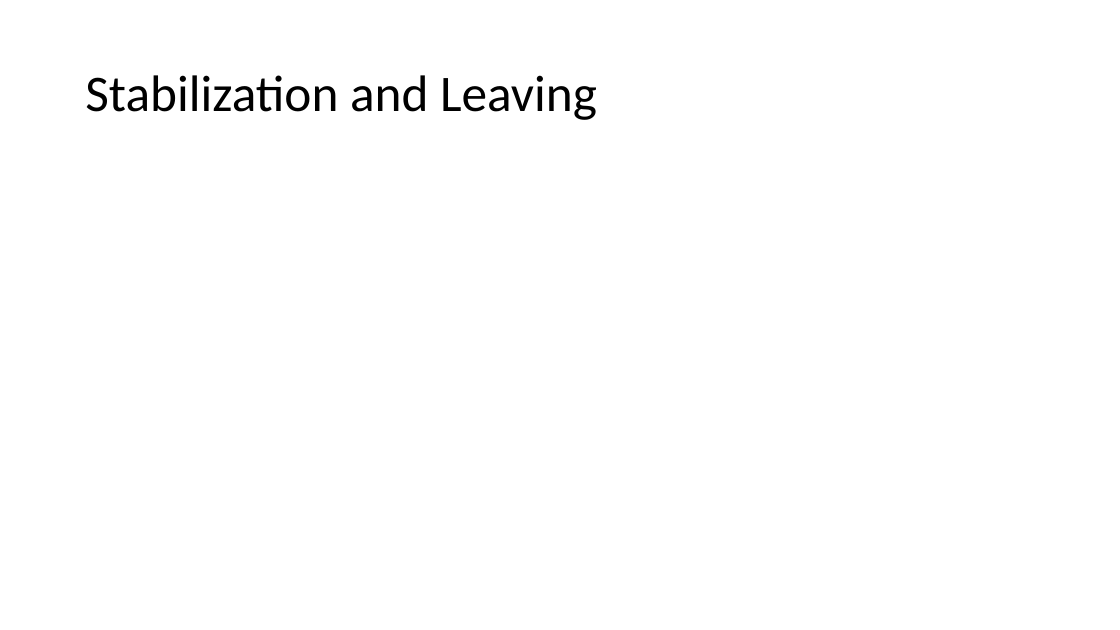
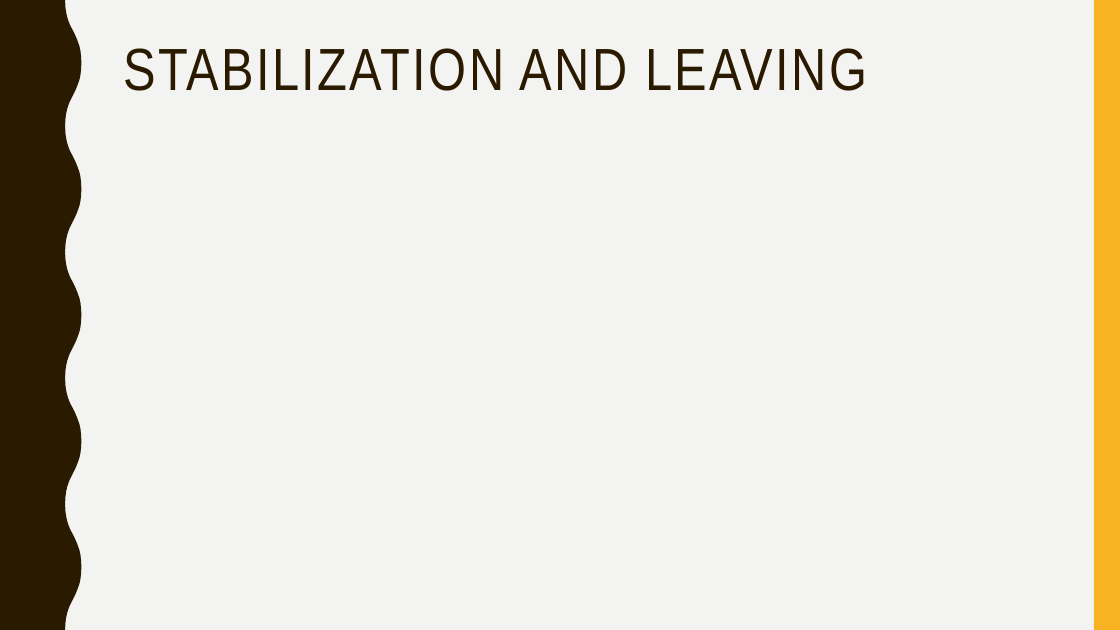
Before and after one commit to QuantamHD/routing-simulation-2, a slide deck: slide 8 of Chord Presentation.pptx (slide 7 before the commit). Drawn at 1120x630 pixels with LibreOffice and Linux fonts; fonts in the diff are those of the drawing. Boxes give left, top, right and bottom in pixels: in the first picture for what was removed or moved away, otherwise in the second. Text is boxed around its words. In the diff, an @@ line names an element or a change of style, - is before the commit and + after.

```diff
--- a/Chord Presentation.pptx
+++ b/Chord Presentation.pptx
@@ background #FFFFFF to #F3F3F2 @@
@@ freeform shape added at box(0, 0, 82, 630), fill #2A1A00 @@
@@ rectangle added at box(1094, 0, 1120, 630), fill #F8B323 @@
@@ title "STABILIZATION AND LEAVING" at box(123, 48, 867, 91): vertical alignment middle to top @@
@@ title at box(123, 48, 867, 91): text changed; size 44 to 51 pt; font Calibri to Arial Narrow; text colour #000000 to #2A1A00 @@
-Stabilization and Leaving
+STABILIZATION AND LEAVING
```
Also in this commit, not shown: 7 other slides changed, 4 slides added, 2 slides removed.
